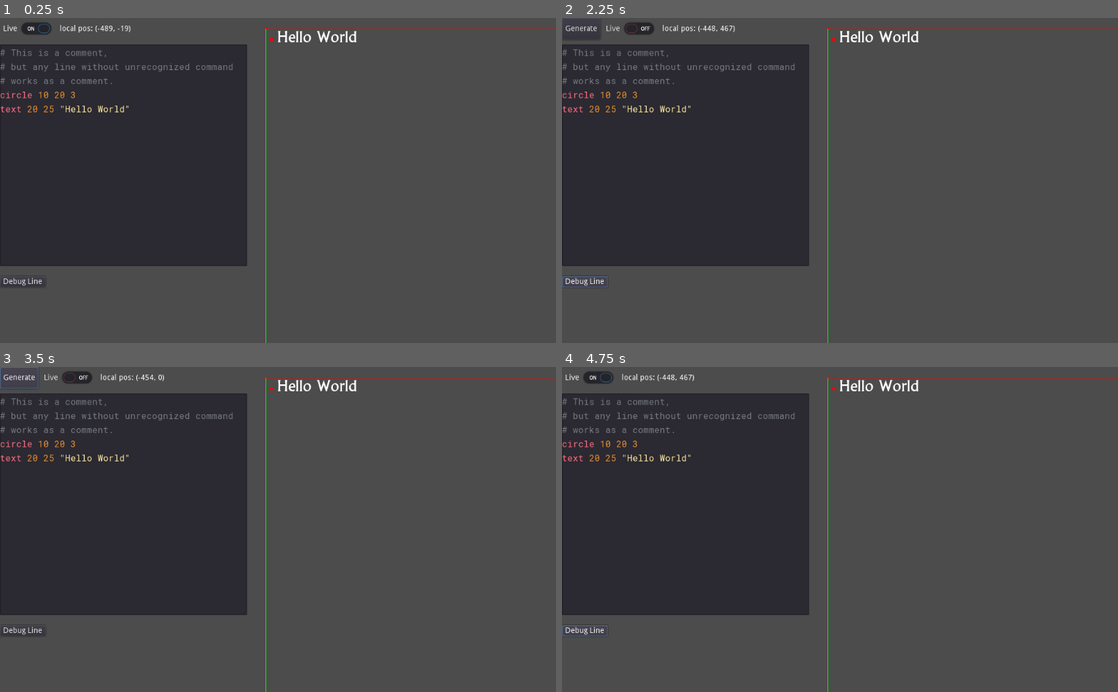
Above: before the commit, frames 1-4 (two rows, left to right).
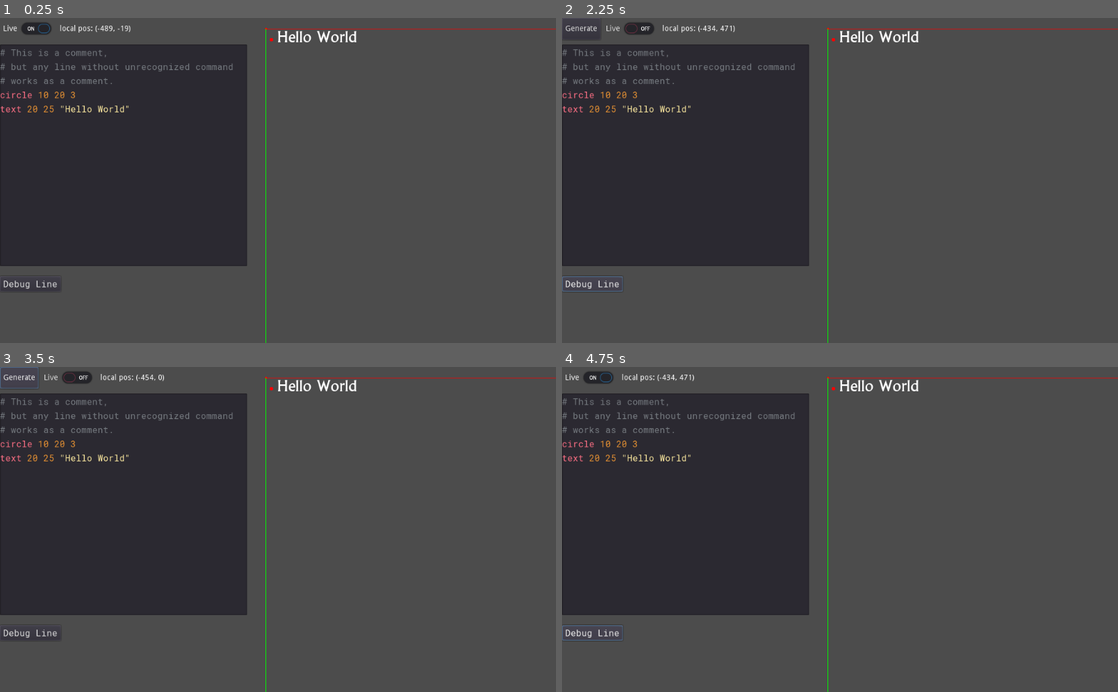
Above: after the commit, the same moments.

Repository: AnilBK/InteractiveProgramming
Game: Godot game, scene res://Shapes.tscn
Same seed, same stepped clock (60 frames per second), same inputs: the game is played once before the commit and once after it.
Inputs:
- Up to frame 1 (0.25 s): no input
- Up to frame 2 (2.25 s): click "Live" at 0.5 s; click "Generate" at 1.25 s; click "Debug Line" at 2 s
- Up to frame 3 (3.5 s): click "Generate" at 2.75 s
- Up to frame 4 (4.75 s): click "Live" at 3.5 s; click "Debug Line" at 4.25 s

The runs differ from the first frame. In frame 1, 0.1% of the frame differs, in the area x 0-11%, y 79-84%; in frame 2, 0.2%, in the area x 0-31%, y 2-85%; in frame 3, 0.1%; in frame 4, 0.2%.

Commit message:
Use Roboto Font For DebugLine Button.

Diff:
--- a/Shapes.tscn
+++ b/Shapes.tscn
@@ -1,9 +1,12 @@
-[gd_scene load_steps=4 format=2]
+[gd_scene load_steps=5 format=2]
 
 [ext_resource path="res://Shapes.gd" type="Script" id=1]
 [ext_resource path="res://RobotoMono-Regular.ttf" type="DynamicFontData" id=2]
 
 [sub_resource type="DynamicFont" id=1]
+font_data = ExtResource( 2 )
+
+[sub_resource type="DynamicFont" id=2]
 font_data = ExtResource( 2 )
 
 [node name="Shapes" type="Control"]
@@ -50,8 +53,8 @@
 margin_bottom = 517.0
 
 [node name="HBoxContainer" type="HBoxContainer" parent="StackDecomposeVbox"]
-margin_right = 84.0
-margin_bottom = 20.0
+margin_right = 112.0
+margin_bottom = 28.0
 
 [node name="TitleLabel" type="Label" parent="StackDecomposeVbox/HBoxContainer"]
 visible = false
@@ -61,14 +64,15 @@
 text = "Stack:"
 
 [node name="DebugLine" type="Button" parent="StackDecomposeVbox/HBoxContainer"]
-margin_right = 84.0
-margin_bottom = 20.0
+margin_right = 112.0
+margin_bottom = 28.0
+custom_fonts/font = SubResource( 2 )
 text = "Debug Line"
 
 [node name="DebugLineStack" type="VBoxContainer" parent="StackDecomposeVbox"]
-margin_top = 24.0
-margin_right = 84.0
-margin_bottom = 24.0
+margin_top = 32.0
+margin_right = 112.0
+margin_bottom = 32.0
 
 [connection signal="pressed" from="HBoxContainer/Generate" to="." method="_on_Generate_pressed"]
 [connection signal="toggled" from="HBoxContainer/Live" to="." method="_on_Live_toggled"]
